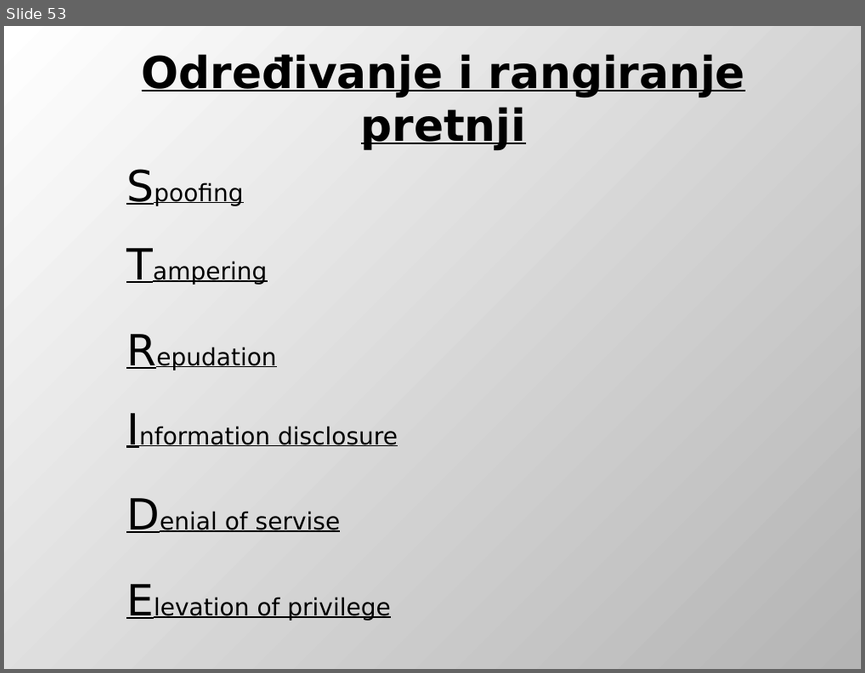
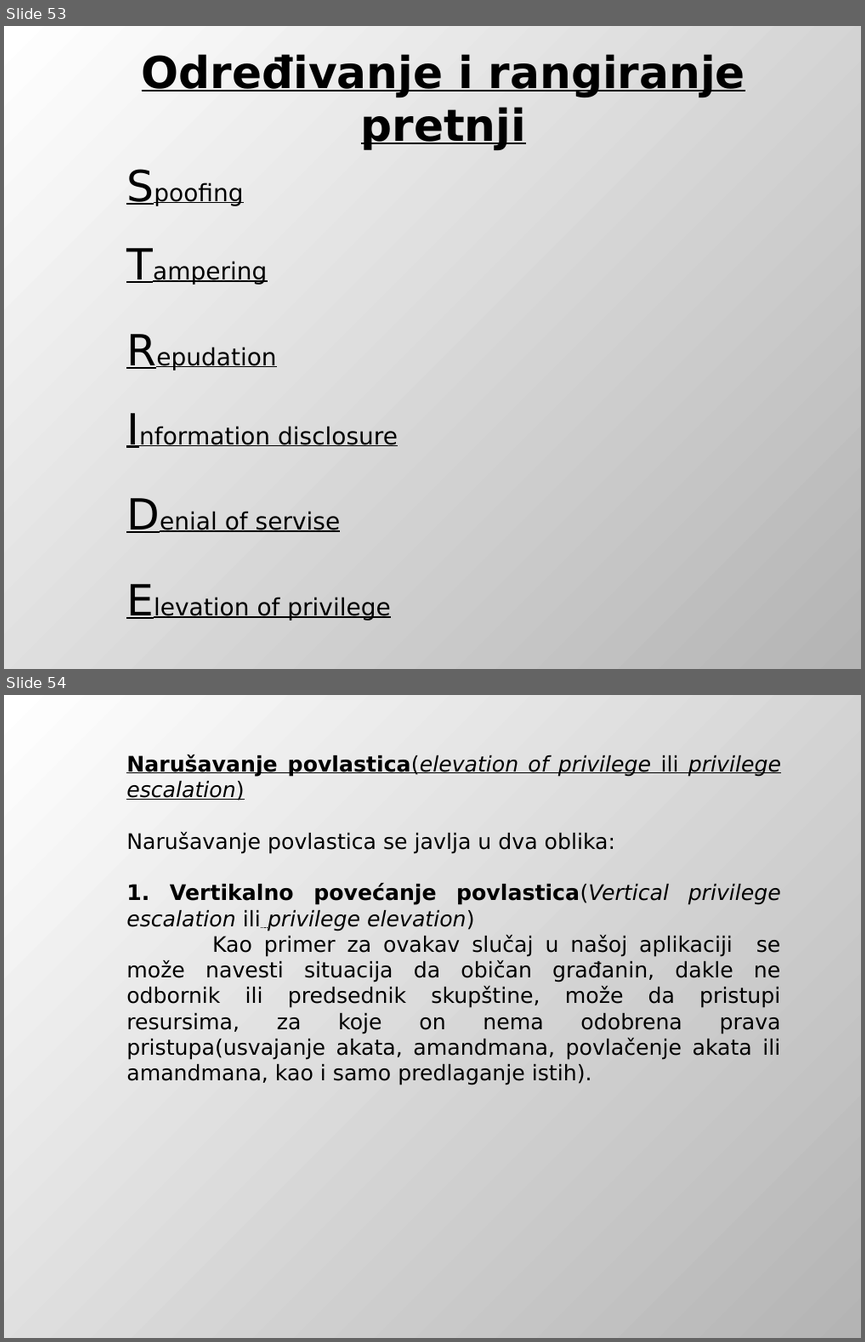
Before and after one commit to DejanUrosevic/XML-Projekat, a slide deck: Model Pretnji.pptx. Shown one above the other, each under a label of ours: slide 53 before the commit, slides 53 and 54 after it. The pictures are 865x673 and 865x1342 pixels, drawn with LibreOffice and Linux fonts; fonts in the diff are those of the drawing. Boxes give left, top, right and bottom in pixels: in the first picture for what was removed or moved away, otherwise in the second. Text is boxed around its words. In the diff, an @@ line names an element or a change of style, - is before the commit and + after.

Commit message:
Ubacen Elevation of privilege u prezentaciju.

```diff
--- a/Model Pretnji.pptx
+++ b/Model Pretnji.pptx
@@ slide 54 added at [4,695,861,1338], background gradient #FFFFFF to #B4B4B4 @@
@@ text added at [126,755,781,1085], 18 pt, text #000000 @@
+Narušavanje povlastica(elevation of privilege ili privilege escalation)
+Narušavanje povlastica se javlja u dva oblika:
+1. Vertikalno povećanje povlastica(Vertical privilege escalation ili privilege elevation)
+Kao primer za ovakav slučaj u našoj aplikaciji se može navesti situacija da običan građanin, dakle ne odbornik ili predsednik skupštine, može da pristupi resursima, za koje on nema odobrena prava pristupa(usvajanje akata, amandmana, povlačenje akata ili amandmana, kao i samo predlaganje istih).
```
Also in this commit, not shown: 2 slides changed, 9 slides removed, 3 other files.
